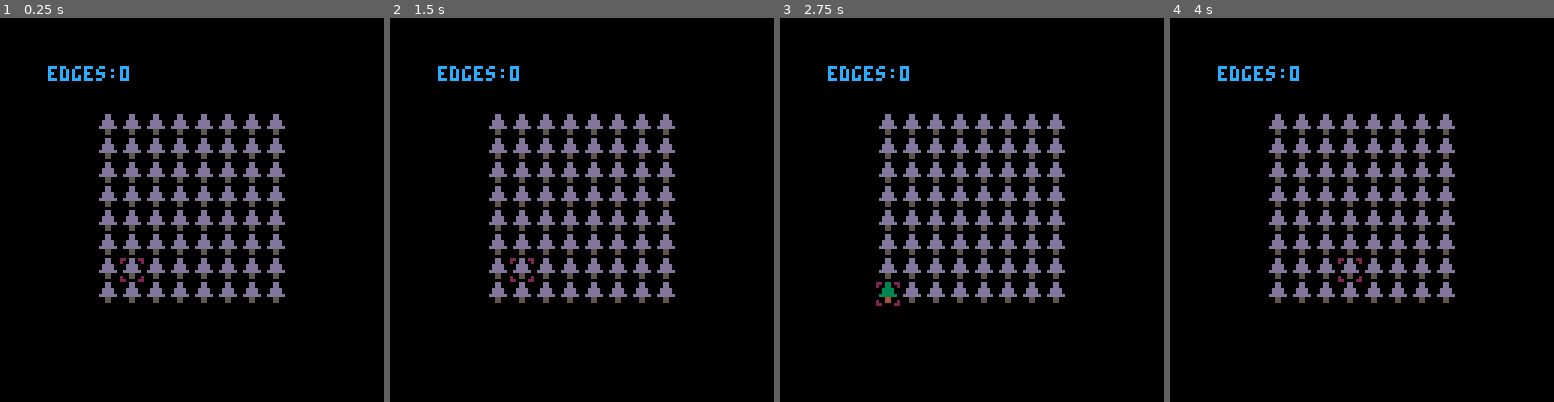
Above: before the commit, frames 1-4 (left to right).
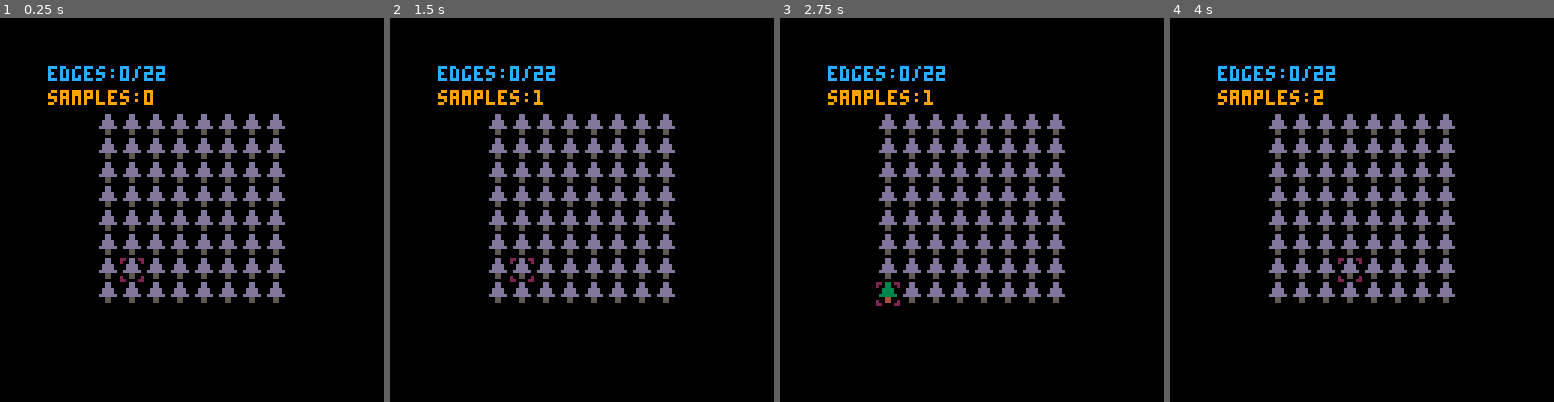
Above: after the commit, the same moments.

Repository: sstalley/p8cup
Game: PICO-8 cartridge nft.p8
Two runs of this game, one before a commit and one after it. Both use one fixed random seed, a clock stepped at 60 frames per second and the inputs below.
Inputs:
- Up to frame 1 (0.25 s): no input
- Up to frame 2 (1.5 s): tap O (Z key) at 0.33, 0.7, 1.43 s; tap X (X key) at 1.07 s
- Up to frame 3 (2.75 s): hold Left 1.97-2.37 s; tap X (X key) at 2.07, 2.4, 2.73 s; tap O (Z key) at 2.22 s; hold Down from 2.42 s (still down)
- Up to frame 4 (4 s): release Down at 2.82 s; hold Right 2.87-3.53 s; tap X (X key) at 3.07, 3.4, 3.73 s; tap O (Z key) at 3.1, 3.98 s; hold Up from 3.58 s (still down)

The runs differ from the first frame. In frame 1, 0.7% of the frame differs, in the area x 12-43%, y 12-23%; in frame 2, 0.6%; in frame 3, 0.6%; in frame 4, 0.7%.

Commit message:
count total edges + samples taken

Diff:
--- a/nft.p8
+++ b/nft.p8
@@ -7,8 +7,9 @@
 mapw=8
 maph=8
 hidden = {}
-
+tedges=0
 aniitvl=0.25
+samples=0
 
 function resetmap()
  for col=0,mapw-1 do
@@ -19,11 +20,37 @@
  end
 end
 
+function totaledges()
+ tedges = 0
+ --horizontal edges
+ for col=0,mapw-1 do
+  for row=0,maph-2 do
+   if mget(col,row) != mget(col,row+1) do
+    tedges += 1
+   end
+  end
+ end
+
+ --vertical edges
+ for col=0,mapw-2 do
+  for row=0,maph-1 do
+   if mget(col,row) != mget(col+1,row) do
+    tedges += 1
+   end
+  end
+ end
+
+ return tedges
+
+end
+
 function _init()
  y=6
  x=1
  fedges = 0
+ tedges = totaledges()
  resetmap()
+ updatesamples()
 end
 
 function update_edges()
@@ -55,9 +82,22 @@
  return fedges
 end
 
+function updatesamples()
+ s = 0
+ for col=0,mapw-1 do
+  for row=0,maph-1 do
+   if not hidden[col][row] do
+    s += 1
+   end
+  end
+ end
+ samples = s
+end
+
 function unhide(x, y)
  hidden[x][y] = false
  fedges = update_edges()
+ updatesamples()
 end
 
 function _update()
@@ -123,7 +163,8 @@
  -- map(0, 0, offsetx, offsety, mapw, maph)
  drawedges()
  drawcurse()
- print('edges:'..fedges,16, 16, 12)
+ print('edges:'..fedges..'/'..tedges,16, 16, 12)
+ print('samples:'..samples, 16, 24, 9)
 end
 __gfx__
 0000000000033000000a8000000dd00022000022000cc00000000000000000000000000000000000000000000000000000000000000000000000000000000000
